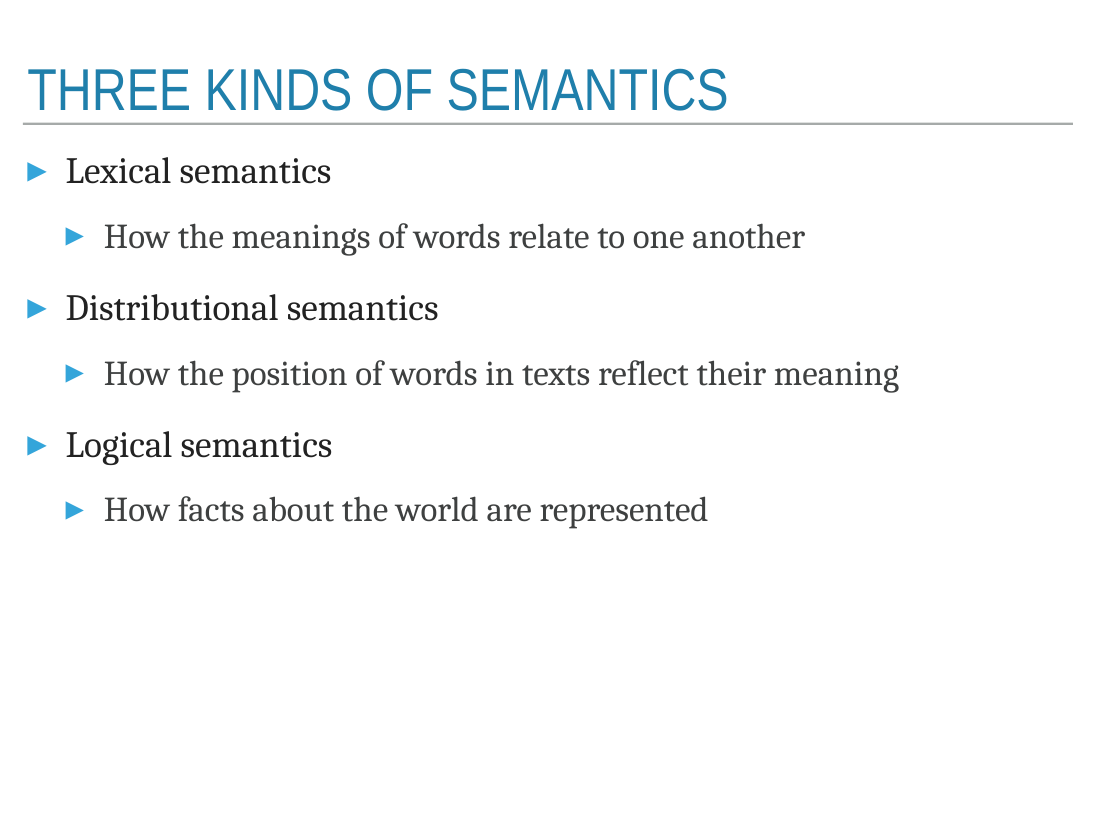
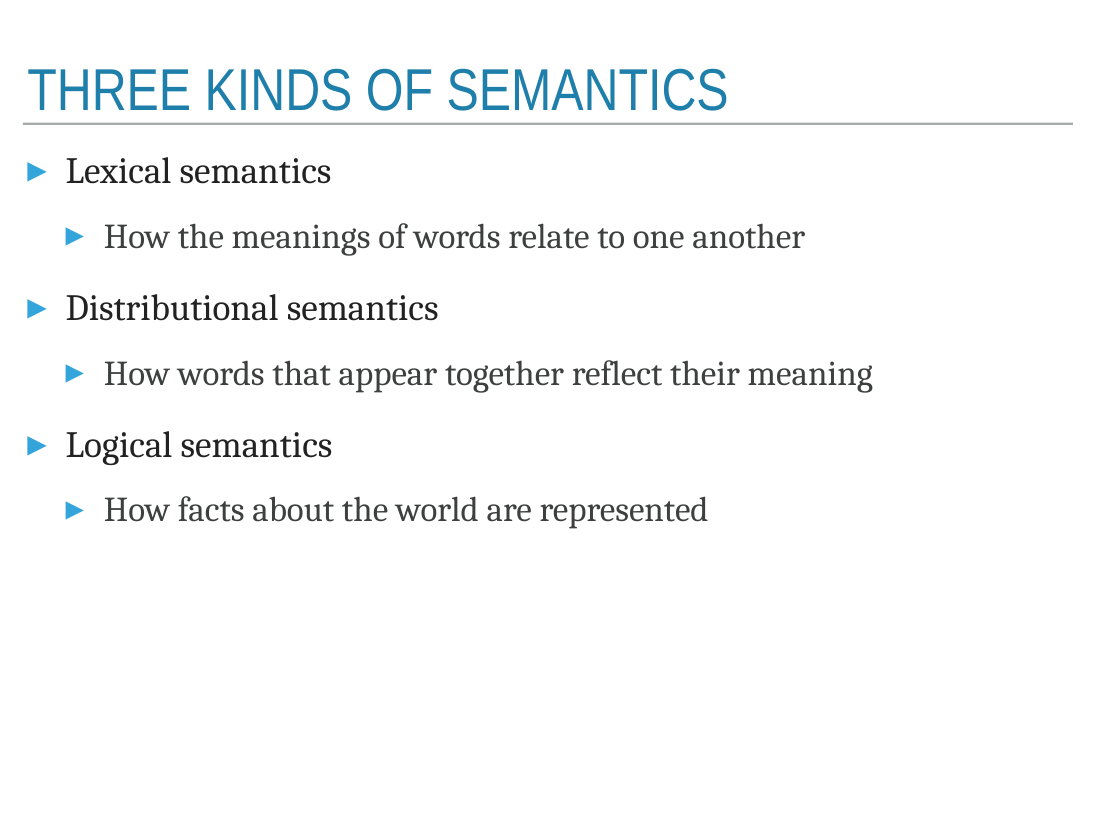
Before and after one commit to trevorcohn/comp90042, a slide deck: slide 3 of slides/WSTA_L8_lexical_semantics.pptx. Drawn at 1120x840 pixels with LibreOffice and Linux fonts; fonts in the diff are those of the drawing. Boxes give left, top, right and bottom in pixels: in the first picture for what was removed or moved away, otherwise in the second. Text is boxed around its words. In the diff, an @@ line names an element or a change of style, - is before the commit and + after.

Commit message:
updated lexical semantic slides, made public

```diff
--- a/slides/WSTA_L8_lexical_semantics.pptx
+++ b/slides/WSTA_L8_lexical_semantics.pptx
@@ text at box(104, 360, 873, 393): text changed @@
-  ▸ How the position of words in texts reflect their meaning
+  ▸ How words that appear together reflect their meaning
```
Also in this commit, not shown: 2 other slides changed, 1 slide removed, 2 other files.
